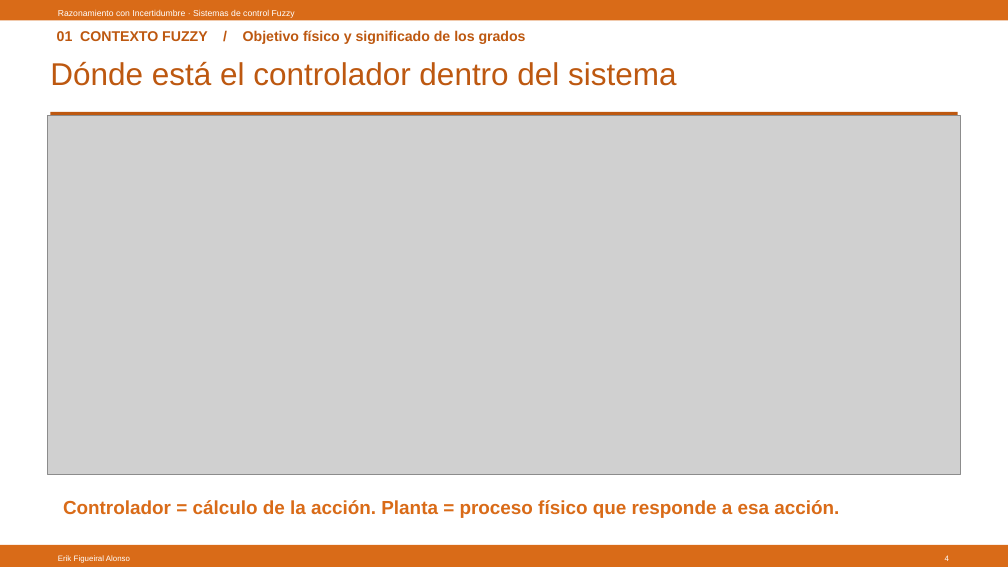
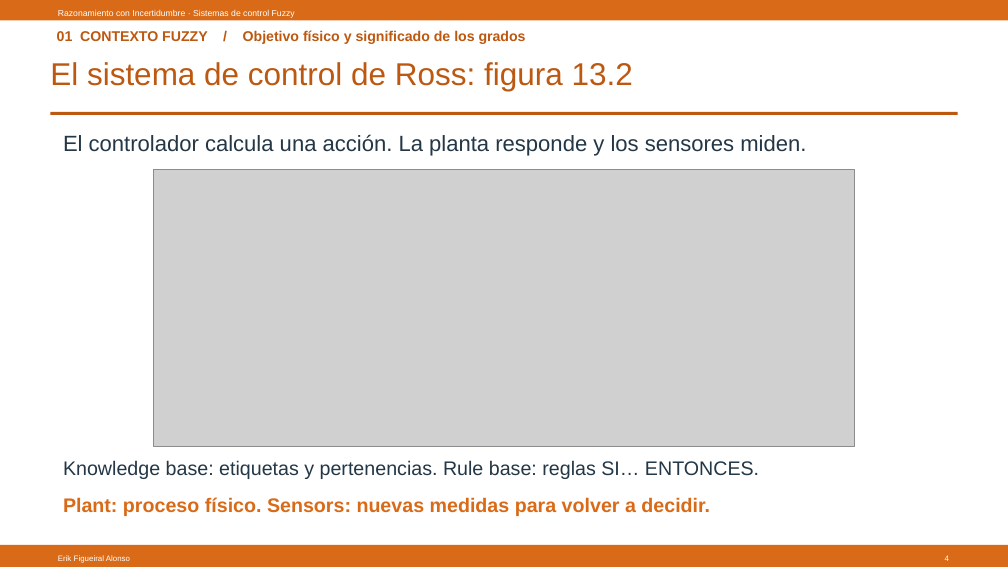
Before and after one commit to Figueiral-Alonso/Docencia, a slide deck: slide 4 of 26/Razonamiento con Incertidumbre/P2_Arquitectura/Control_Fuzzy/Sistemas_de_Control_Fuzzy.pptx. Drawn at 1008x567 pixels with LibreOffice and Linux fonts; fonts in the diff are those of the drawing; grey boxes stand for pictures. Boxes give left, top, right and bottom in pixels: in the first picture for what was removed or moved away, otherwise in the second. Text is boxed around its words. In the diff, an @@ line names an element or a change of style, - is before the commit and + after.

Commit message:
Simplificar guía de control, añadir figura 13.2 y versiones PDF

```diff
--- a/26/Razonamiento con Incertidumbre/P2_Arquitectura/Control_Fuzzy/Sistemas_de_Control_Fuzzy.pptx
+++ b/26/Razonamiento con Incertidumbre/P2_Arquitectura/Control_Fuzzy/Sistemas_de_Control_Fuzzy.pptx
@@ text at (x1=50, y1=62, x2=633, y2=91): text changed @@
-Dónde está el controlador dentro del sistema
+El sistema de control de Ross: figura 13.2
@@ text added at (x1=63, y1=134, x2=806, y2=156), 21 pt, text #233746 @@
+El controlador calcula una acción. La planta responde y los sensores miden.
@@ picture resized from (x1=47, y1=116, x2=960, y2=474) to (x1=154, y1=169, x2=854, y2=447) @@
@@ text added at (x1=63, y1=460, x2=759, y2=479), 18.8 pt, text #233746 @@
+Knowledge base: etiquetas y pertenencias. Rule base: reglas SI… ENTONCES.
@@ text at (x1=63, y1=497, x2=710, y2=516): text changed; size 18 to 18.8 pt @@
-Controlador = cálculo de la acción. Planta = proceso físico que responde a esa acción.
+Plant: proceso físico. Sensors: nuevas medidas para volver a decidir.
```
Also in this commit, not shown: 71 other slides changed, 2 slides added, 17 slides removed, 4 other files.
